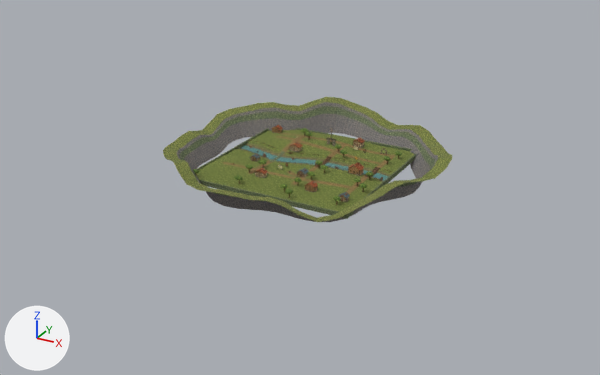
The Blender file Blender/Bellwake/SillwaterEbb.blend as it was, and as the next commit left it.
The view is the same before and after, from a 50 mm camera at (256.0, -475.0, 221.0) aimed at (2.0, -13.0, -10.0). Every picture has the same lights, and +X, +Y and +Z are marked at lower left. The first picture is the older version.

In view in the first picture: 'Continuous parish terrain', 'Layer of coastal chalk', 'Layer of coastal chalk.001', 'Layer of coastal chalk.002', 'Layer of coastal chalk.003', 'Parish boundary.001', 'Tidal water surface' and 5 more.
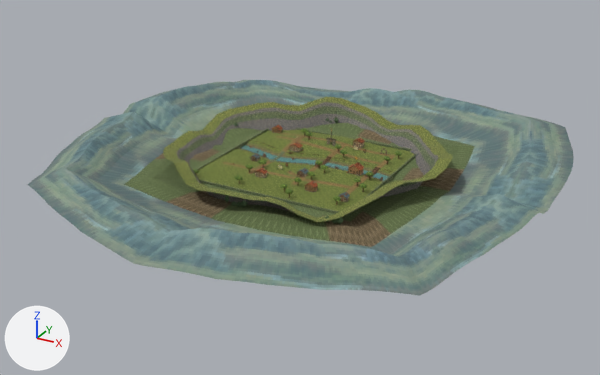
What differs and where, as boxes (x1, y1, x2, y2) in the pictures (600 x 375 px):
'Valley floor, shoulders and far crest', added
    after: (27, 80, 574, 296)

What changed in the scene script:
```text
Add img_countrybeyond_png:
    img_countrybeyond_png = load_image('CountryBeyond.png', '_unpacked/CountryBeyond.png', 512, 256, 'sRGB')
Add mat_countrybeyond:
    mat_countrybeyond = principled_material('CountryBeyond')
    mat_countrybeyond.texture = img_countrybeyond_png
    mat_countrybeyond.roughness = 0.95
Add me_valley_floor__shoulders_and_far_crest_001:
    me_valley_floor__shoulders_and_far_crest_001.from_pydata(...)  # 1750 vertices, 1170 faces; spans x -177.0..168.0, y -178.0..165.0, z -1.0..23.0
    me_valley_floor__shoulders_and_far_crest_001.materials.append(mat_countrybeyond)  # picture img_countrybeyond_png
Add ob_valley_floor__shoulders_and_far_crest:
    ob_valley_floor__shoulders_and_far_crest = bpy.data.objects.new('Valley floor, shoulders and far crest', me_valley_floor__shoulders_and_far_crest_001)
    ob_valley_floor__shoulders_and_far_crest.location = (0.0, 0.0, 0.0)
```
